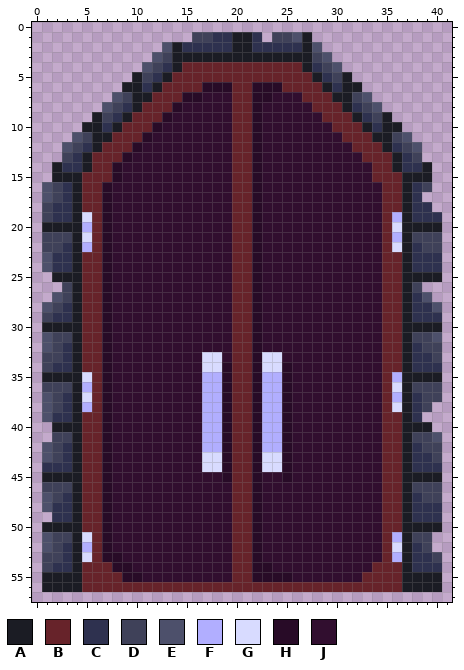
Pixel-art sprite: BlinkBladeUnityProject/Assets/PROTOTYPE/Art/Environment/PlaceholderSprites/Lv1/door.png. Above is the file before it was changed.
The file is 42x58 pixels.
Palette (. is transparent): A #1b1c24  B #67232a  C #2e314f  D #3f4159  E #4d506b  F #b1aeff  G #d8dbff  H #280b27  J #310e2f
Pixels before, first column x 1:
 1 ...............DDCCAAC.DDEA.............
 2 ............EACCCCCAACCCCCAE............
 3 ...........EDAAAAAAAAAAAAAADE...........
 4 ..........EDCABBBBBBBBBBBBACDE..........
 5 .........ADCABBBBBBBBBBBBBBACDA.........
 6 ........AACABBBBHHHBBHHHBBBBACAA........
 7 .......EDAABBBHHJJJBBHHJJJBBBAADE.......
 8 ......EDCABBBHJJJJJBBHJJJJJBBBACDE......
 9 .....ADCABBBHJJJJJJBBHJJJJJJBBBACDA.....
10 ....AACABBBHJJJJJJJBBHJJJJJJJBBBACAA....
11 ...EDAABBBHJJJJJJJJBBHJJJJJJJJBBBAADE...
12 ..EDCABBBHJJJJJJJJJBBHJJJJJJJJJBBBACDE..
13 ..DCABBBHJJJJJJJJJJBBHJJJJJJJJJJBBBACD..
14 .ACCABBHJJJJJJJJJJJBBHJJJJJJJJJJJBBACCA.
15 .AAABBBHJJJJJJJJJJJBBHJJJJJJJJJJJBBBAAA.
16 EDCABBHJJJJJJJJJJJJBBHJJJJJJJJJJJJBBACD.
17 EDCABBHJJJJJJJJJJJJBBHJJJJJJJJJJJJBBAC..
18 DCCABBHJJJJJJJJJJJJBBHJJJJJJJJJJJJBBACC.
19 DCCAGBHJJJJJJJJJJJJBBHJJJJJJJJJJJJBFACCC
20 AAAAFBHJJJJJJJJJJJJBBHJJJJJJJJJJJJBGAAAA
21 DDDAGBHJJJJJJJJJJJJBBHJJJJJJJJJJJJBFADDD
22 DDCAFBHJJJJJJJJJJJJBBHJJJJJJJJJJJJBGACDD
23 ECCABBHJJJJJJJJJJJJBBHJJJJJJJJJJJJBBACCC
24 ECCABBHJJJJJJJJJJJJBBHJJJJJJJJJJJJBBACCC
25 .AAABBHJJJJJJJJJJJJBBHJJJJJJJJJJJJBBAAAA
26 ..DABBHJJJJJJJJJJJJBBHJJJJJJJJJJJJBBAD..
27 .EDABBHJJJJJJJJJJJJBBHJJJJJJJJJJJJBBACE.
28 EDCABBHJJJJJJJJJJJJBBHJJJJJJJJJJJJBBACCE
29 DCCABBHJJJJJJJJJJJJBBHJJJJJJJJJJJJBBACCC
30 AAAABBHJJJJJJJJJJJJBBHJJJJJJJJJJJJBBAAAA
31 EDDABBHJJJJJJJJJJJJBBHJJJJJJJJJJJJBBADDE
32 EDCABBHJJJJJJJJJJJJBBHJJJJJJJJJJJJBBACDD
33 DDCABBHJJJJJJJJJGGJBBHGGJJJJJJJJJJBBACCD
34 DCCABBHJJJJJJJJJGGHBBHGGHJJJJJJJJJBBACCC
35 AAAAGBHJJJJJJJJJFFHBBHFFHJJJJJJJJJBFAAAA
36 DDDAFBHJJJJJJJJJFFHBBHFFHJJJJJJJJJBGADDD
37 EDCAGBHJJJJJJJJJFFHBBHFFHJJJJJJJJJBFACDD
38 EDCAFBHJJJJJJJJJFFHBBHFFHJJJJJJJJJBGACD.
39 ECCABBHJJJJJJJJJFFHBBHFFHJJJJJJJJJBBAC..
40 .AAABBHJJJJJJJJJFFHBBHFFHJJJJJJJJJBBAAA.
41 .DDABBHJJJJJJJJJFFHBBHFFHJJJJJJJJJBBADDE
42 EDCABBHJJJJJJJJJFFHBBHFFHJJJJJJJJJBBACDD
43 EDCABBHJJJJJJJJJGGHBBHGGHJJJJJJJJJBBACCD
44 CCCABBHJJJJJJJJJGGHBBHGGHJJJJJJJJJBBACCC
45 AAAABBHJJJJJJJJJJJHBBHJJHJJJJJJJJJBBAAAA
46 DDDABBHJJJJJJJJJJJJBBHJJJJJJJJJJJJBBADDD
47 EDCABBHJJJJJJJJJJJJBBHJJJJJJJJJJJJBBACDD
48 ECCABBHJJJJJJJJJJJJBBHJJJJJJJJJJJJBBACCC
49 .CCABBHJJJJJJJJJJJJBBHJJJJJJJJJJJJBBACCC
50 AAAABBHJJJJJJJJJJJJBBHJJJJJJJJJJJJBBAAAA
51 EDDAGBHJJJJJJJJJJJJBBHJJJJJJJJJJJJBFADD.
52 EDCAFBHJJJJJJJJJJJJBBHJJJJJJJJJJJJBGACD.
53 DDCAGBHHJJJJJJJJJJJBBHJJJJJJJJJJJJBFACCD
54 DCCABBBHHJJJJJJJJJJBBHHJJJJJJJJJJBBBACCC
55 AAAABBBBHHJJJJJJJJJBBHHHHJJJJJJJBBBBAAAA
56 AAAABBBBBBBBBBBBBBBBBBBBBBBBBBBBBBBBAAAA
And afterwards:
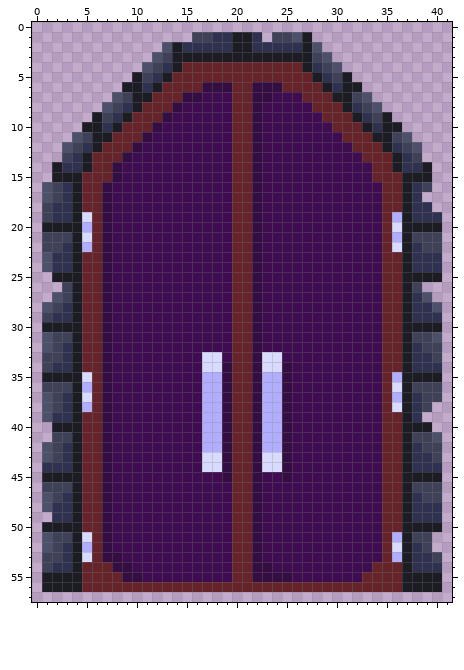
The exact change:
colour H: #280b27 -> #340e42
colour J: #310e2f -> #3f0b51
Boxes around the changes in both pictures, in picture pixels (x1, y1, x2, y2):
changed: (102, 82, 382, 582)
